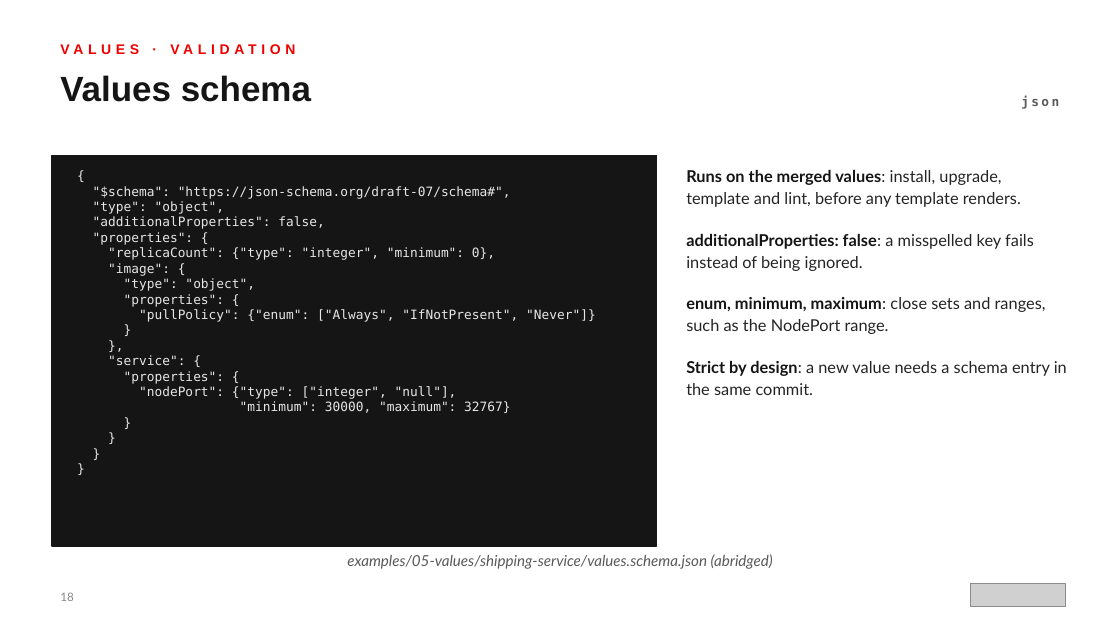
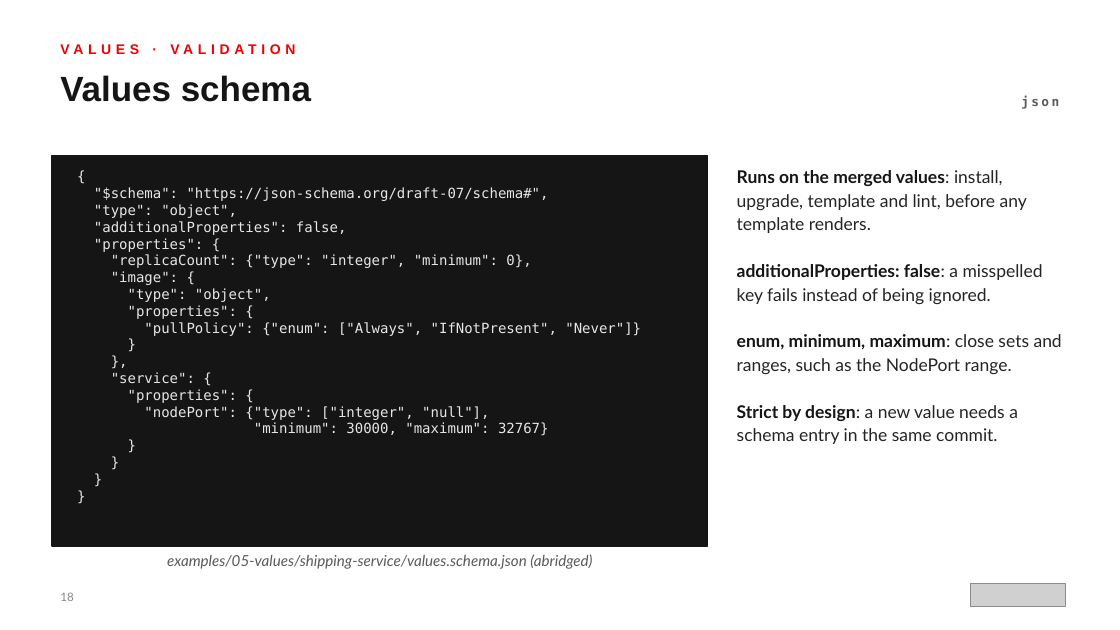
Before and after one commit to patterncatalyst/helm-for-developers, a slide deck: slide 18 of presentation/helm-101/Helm-101-r1.0.pptx. Drawn at 1120x630 pixels with LibreOffice and Linux fonts; fonts in the diff are those of the drawing; grey boxes stand for pictures. Boxes give left, top, right and bottom in pixels: in the first picture for what was removed or moved away, otherwise in the second. Text is boxed around its words. In the diff, an @@ line names an element or a change of style, - is before the commit and + after.

Commit message:
style(r1.0): Helm 101 deck voice pass and readability polish with Red Hat fonts

```diff
--- a/presentation/helm-101/Helm-101-r1.0.pptx
+++ b/presentation/helm-101/Helm-101-r1.0.pptx
@@ rectangle: place and size @@
-rectangle at bbox=[52, 155, 657, 546]
+rectangle at bbox=[52, 155, 707, 546]
@@ text "{ "$schema": "https://json-schema.org/draft-07/schema#", "ty ..." at bbox=[94, 187, 641, 436]: size 11 to 12 pt @@
@@ text "Runs on the merged values: ...": place and size @@
-text "Runs on the merged values: ..." at bbox=[686, 170, 1067, 395]
+text "Runs on the merged values: ..." at bbox=[737, 170, 1062, 444]
@@ text "Runs on the merged values: ..." at bbox=[737, 170, 1062, 444]: size 14 to 15 pt; more space between paragraphs @@
@@ text "examples/05-values/shipping-service/values.schema.json (abri ...": place and size @@
-text "examples/05-values/shipping-service/values.schema.json (abri ..." at bbox=[347, 554, 773, 569]
+text "examples/05-values/shipping-service/values.schema.json (abri ..." at bbox=[167, 554, 592, 569]
```
Also in this commit, not shown: 21 other slides changed, 2 other files.
